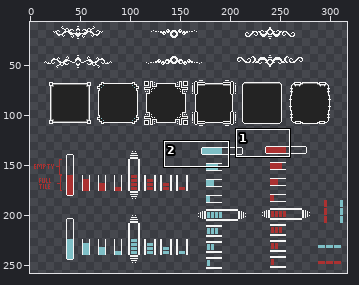
Edited in one commit: pixel-art file (Assets/_Asset/18 - DARK UI/UI - Borders and HP/UI - Borders and HP Bars.aseprite). Above, an overview of the earlier version with the close-up marked.
Close-up. Before:
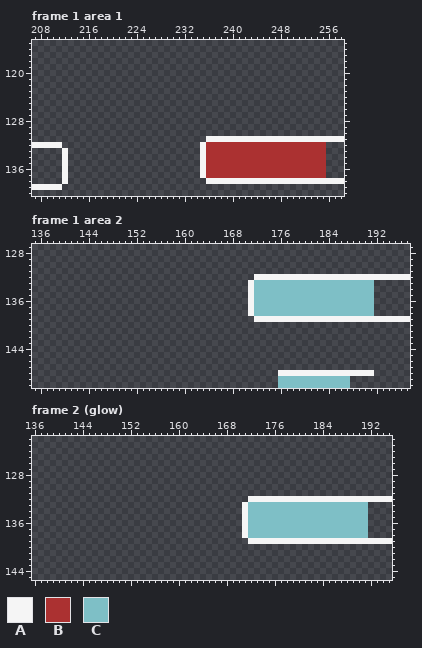
336x272 pixels, 2 frames. Shown: frame 1 area 1: x 207..258, y 115..140; frame 1 area 2: x 135..197, y 127..150; frame 2 (glow): x 136..195, y 122..145. The wide view leaves out empty margins.
Visible layers, top first: "TEXT", "Borders", "HP".
Palette (. is transparent): A #f5f5f5  B #ab3131  C #7ebfc6
Pixels before, frame 1 area 1, first column x 207:
131 .............................AAAAAAAAAAAAAAAAAAAAAAA
132 AAAAA.......................ABBBBBBBBBBBBBBBBBBBB...
133 .....A......................ABBBBBBBBBBBBBBBBBBBB...
134 .....A......................ABBBBBBBBBBBBBBBBBBBB...
135 .....A......................ABBBBBBBBBBBBBBBBBBBB...
136 .....A......................ABBBBBBBBBBBBBBBBBBBB...
137 .....A......................ABBBBBBBBBBBBBBBBBBBB...
138 .....A.......................AAAAAAAAAAAAAAAAAAAAAAA
139 AAAAA...............................................
Pixels before, frame 1 area 2, first column x 171:
132 .AAAAAAAAAAAAAAAAAAAAAAAAAA
133 ACCCCCCCCCCCCCCCCCCCC......
134 ACCCCCCCCCCCCCCCCCCCC......
135 ACCCCCCCCCCCCCCCCCCCC......
136 ACCCCCCCCCCCCCCCCCCCC......
137 ACCCCCCCCCCCCCCCCCCCC......
138 ACCCCCCCCCCCCCCCCCCCC......
139 .AAAAAAAAAAAAAAAAAAAAAAAAAA
140 ...........................
141 ...........................
142 ...........................
143 ...........................
144 ...........................
145 ...........................
146 ...........................
147 ...........................
148 .....AAAAAAAAAAAAAAAA......
149 .....CCCCCCCCCCCC..........
150 .....CCCCCCCCCCCC..........
Pixels before, frame 2 (glow), first column x 171:
132 .AAAAAAAAAAAAAAAAAAAAAAAA
133 ACCCCCCCCCCCCCCCCCCCC....
134 ACCCCCCCCCCCCCCCCCCCC....
135 ACCCCCCCCCCCCCCCCCCCC....
136 ACCCCCCCCCCCCCCCCCCCC....
137 ACCCCCCCCCCCCCCCCCCCC....
138 ACCCCCCCCCCCCCCCCCCCC....
139 .AAAAAAAAAAAAAAAAAAAAAAAA
Now the later version:
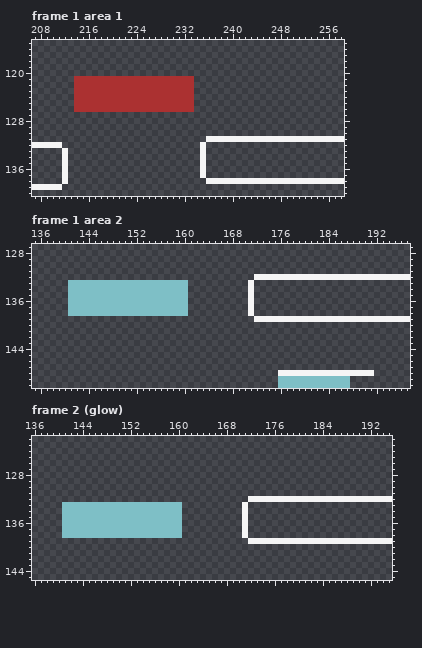
What changed:
Changed rows in their new state; - is an unchanged pixel.
Frame 1 area 1, layer "HP":
first column x 214:
121 BBBBBBBBBBBBBBBBBBBB
122 BBBBBBBBBBBBBBBBBBBB
123 BBBBBBBBBBBBBBBBBBBB
124 BBBBBBBBBBBBBBBBBBBB
125 BBBBBBBBBBBBBBBBBBBB
126 BBBBBBBBBBBBBBBBBBBB
first column x 236:
132 ....................
133 ....................
134 ....................
135 ....................
136 ....................
137 ....................
Frame 1 area 2, layer "HP":
first column x 141:
133 CCCCCCCCCCCCCCCCCCCC-----------....................
134 CCCCCCCCCCCCCCCCCCCC-----------....................
135 CCCCCCCCCCCCCCCCCCCC-----------....................
136 CCCCCCCCCCCCCCCCCCCC-----------....................
137 CCCCCCCCCCCCCCCCCCCC-----------....................
138 CCCCCCCCCCCCCCCCCCCC-----------....................
Frame 2 (glow), layer "HP": the same change as frame 1 area 2
Changed places in both close-ups, as pixel boxes (x1, y1, x2, y2):
added: (74, 76, 194, 112)
erased: (206, 142, 326, 178)
added: (68, 280, 188, 316)
erased: (254, 280, 374, 316)
added: (62, 502, 182, 538)
erased: (248, 502, 368, 538)
